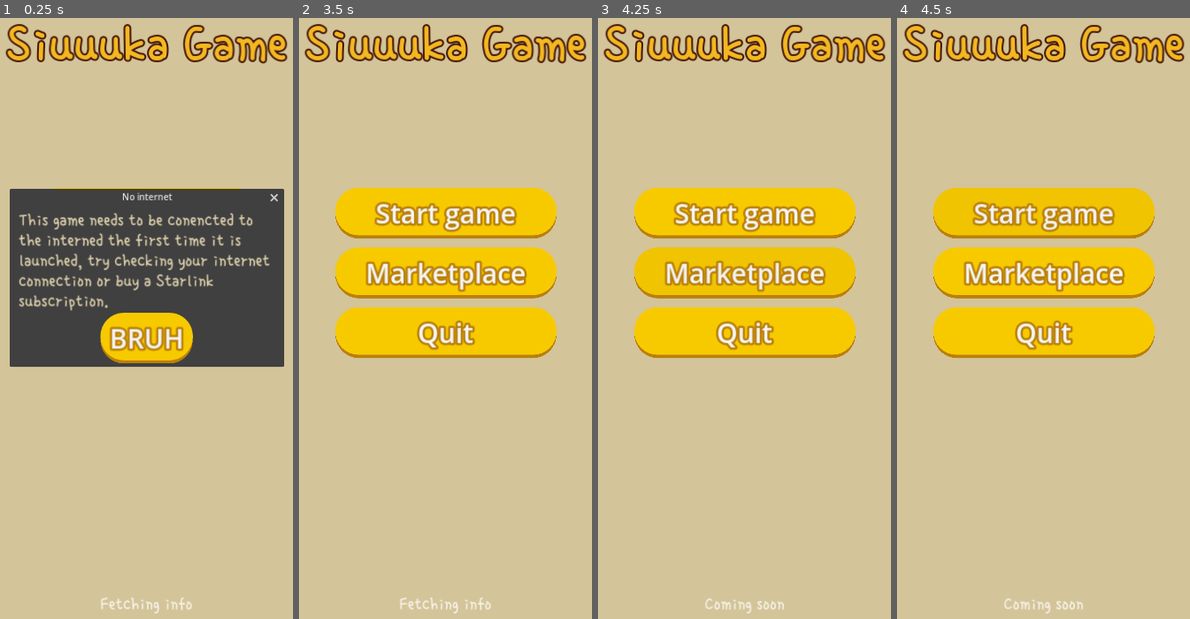
Above: before the commit, frames 1-4 (left to right).
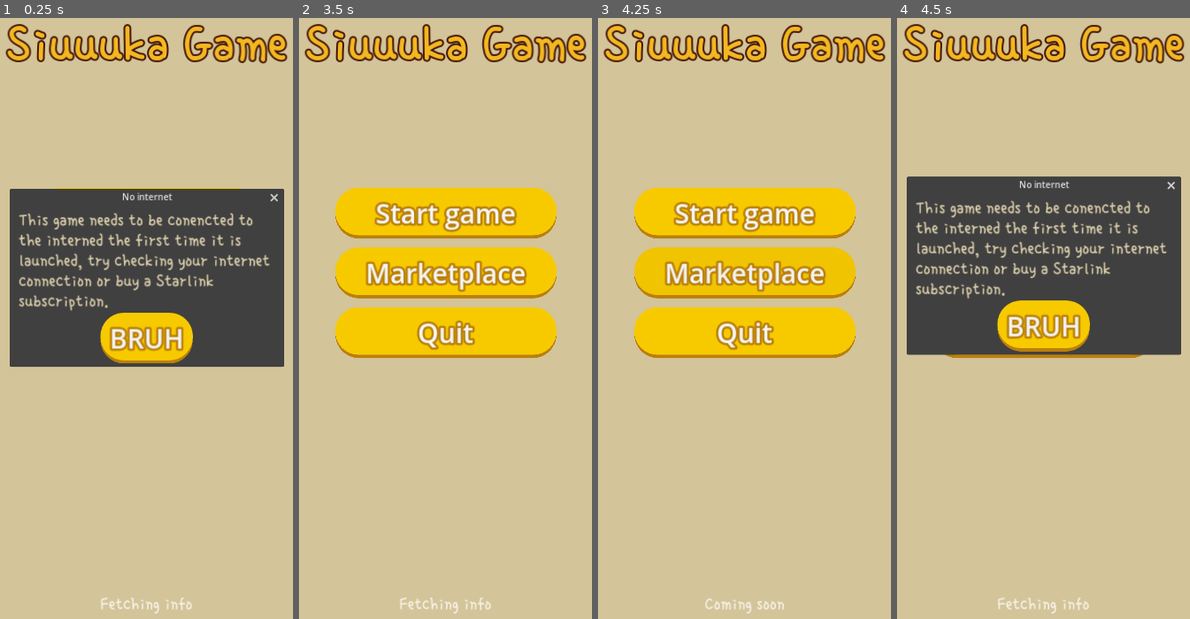
Above: after the commit, the same moments.

Repository: jaajCorp/siuuuka-game
Game: Godot game, scene res://scenes/ui/Home.tscn
The game is run twice, just before and just after one commit, with the same random seed, the same clock (stepped at 60 frames per second) and the same inputs.
Inputs:
- Up to frame 1 (0.25 s): no input
- Up to frame 2 (3.5 s): click "Start game" at 0.5 s; click "Start game" at 1.25 s; click "Marketplace" at 2 s; click "BRUH" at 2.75 s
- Up to frame 3 (4.25 s): click "Marketplace" at 3.5 s
- Up to frame 4 (4.5 s): click "Start game" at 4.25 s

Frames 1-3 are identical in both runs. In frame 4, 27% of the frame differs, in the area x 3-97%, y 26-100%.

Commit message:
chore:  Event better error handling wow

Diff:
--- a/scripts/global/CMS.gd
+++ b/scripts/global/CMS.gd
@@ -21,7 +21,7 @@
 	add_child(http_request)
 
 func fetch_manifest() -> Dictionary:
-	http_request.timeout = 3
+	http_request.timeout = 4
 	var manifest := await __generic_json_fetch(MANIFEST_URL)
 	if manifest.has("error"):
 		# Let callers handle the error
--- a/scripts/logic/home_menu.gd
+++ b/scripts/logic/home_menu.gd
@@ -10,7 +10,7 @@
 
 @onready var error_dialog := $AcceptDialog
 
-var is_game_ready := false
+var game_loading := false
 
 func _ready() -> void:
 	start_button.connect("pressed", _on_start_pressed)
@@ -21,6 +21,8 @@
 func fetch_remote_data():
 	var pack: ResourcePack = null
 	var online := true
+
+	game_loading = true
 
 	print_status("Fetching info")
 	var manifest: Dictionary = await CMS.fetch_manifest()
@@ -46,7 +48,7 @@
 
 	Global.current_pack = pack
 	print_status("Ready !")
-	is_game_ready = true
+	game_loading = false
 	emit_signal("game_ready")
 
 
@@ -74,8 +76,12 @@
 	if waiting_for_start: return
 	waiting_for_start = true
 
-	if not is_game_ready:
+	if game_loading:
 		await self.game_ready
+	elif Global.current_pack == null:
+		fetch_remote_data()
+		await self.game_ready
+
 	get_tree().change_scene_to_file("res://scenes/Game/GameUI.tscn")
 
 
@@ -95,12 +101,13 @@
 	error_dialog.title = display_data.get("title", "WTF")
 	error_dialog.dialog_text = display_data.get("tip", "HMM, wut !?")
 	error_dialog.visible = true
+	waiting_for_start = false
+	game_loading = false
 
 func get_error_display(data: Dictionary) -> Dictionary:
 	assert(data.has("error"))
-	print("ERROR: ", data)
+	printerr(data)
 	var error: CMS.CMSError = data.get("error")
-	printerr(error)
 	if error == CMS.CMSError.INTERNET_ERROR:
 		return {
 			"title": "No internet",
